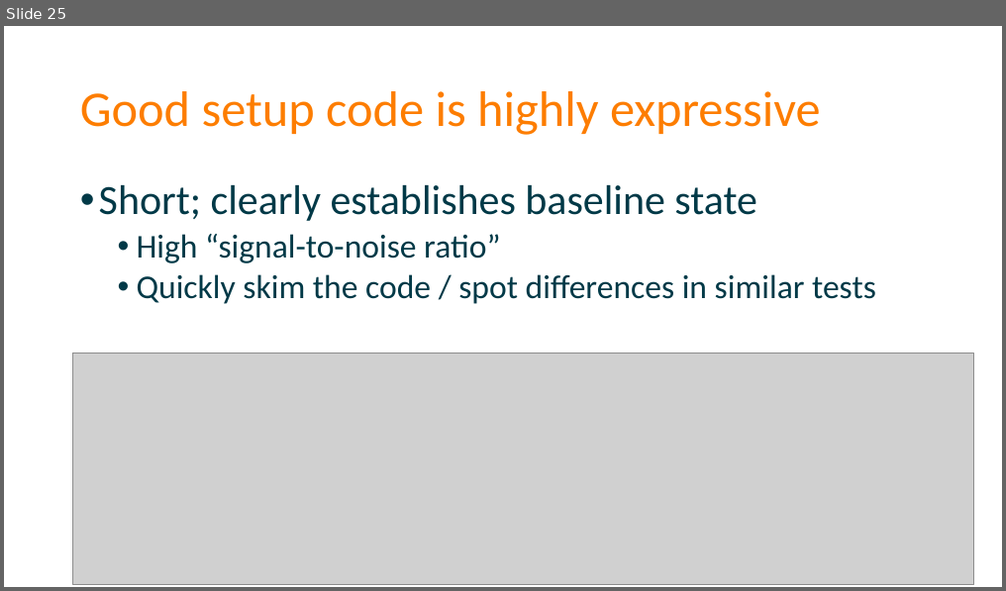
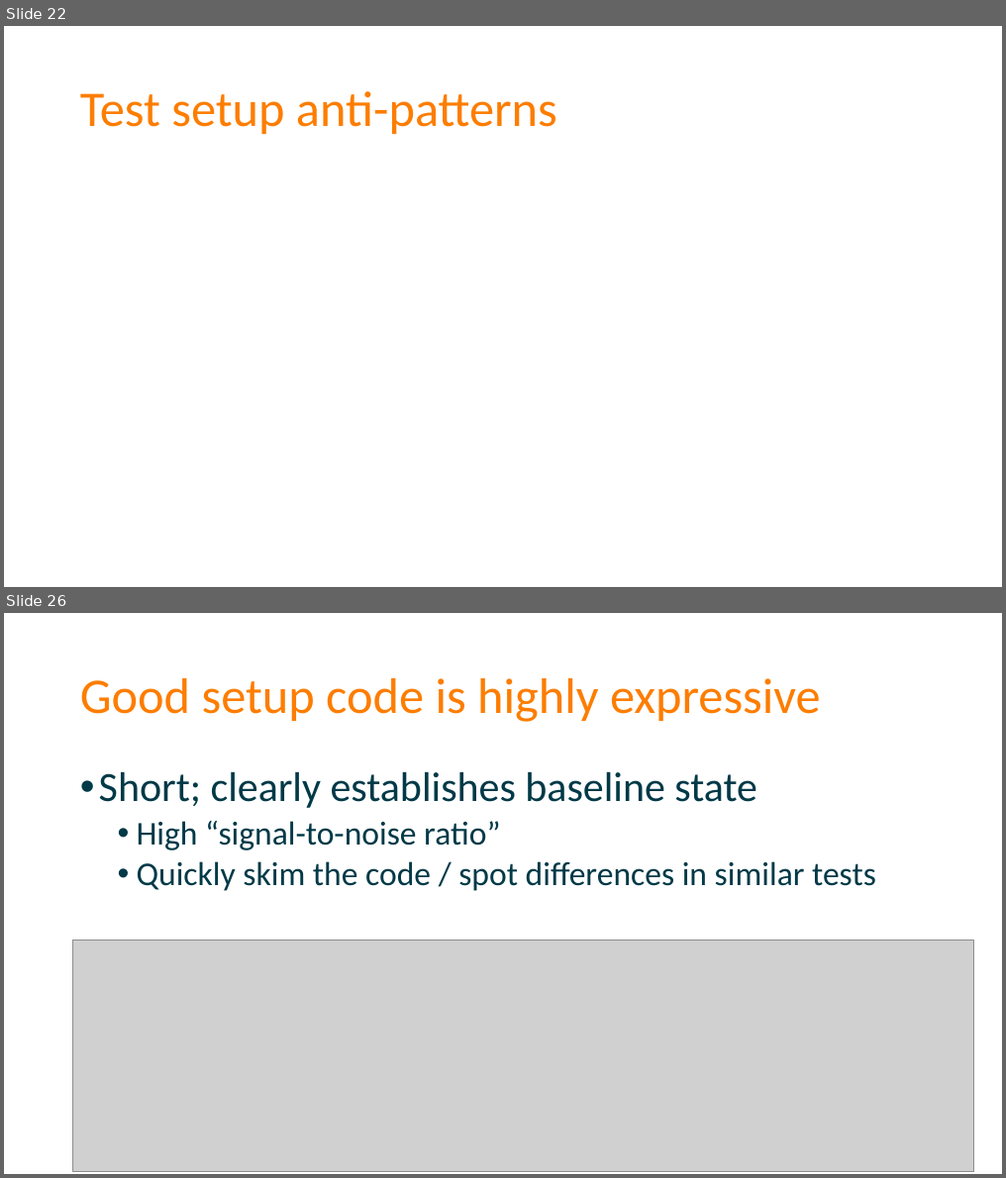
Before and after one commit to spetryjohnson/Talk-Patterns_of_Effective_Test_Setup, a slide deck: POETS - CodeMash 2017.pptx. Shown one above the other, each under a label of ours: slide 25 before the commit, slides 22 and 26 after it; the slides between them are not shown. The pictures are 1006x591 and 1006x1178 pixels, drawn with LibreOffice and Linux fonts; fonts in the diff are those of the drawing; grey boxes stand for pictures. Boxes give left, top, right and bottom in pixels: in the first picture for what was removed or moved away, otherwise in the second. Text is boxed around its words. In the diff, an @@ line names an element or a change of style, - is before the commit and + after.

```diff
--- a/POETS - CodeMash 2017.pptx
+++ b/POETS - CodeMash 2017.pptx
@@ slide 22 added at <box>4,26,1002,587</box>, background #FFFFFF @@
@@ title added at <box>80,91,557,134</box>, 48 pt, text #FD7D00 @@
+Test setup anti-patterns
@@ what was slide 25 is now slide 26 @@
```
Also in this commit, not shown: 9 slides changed, 6 other slides added, 6 slides removed, 2 other files.
